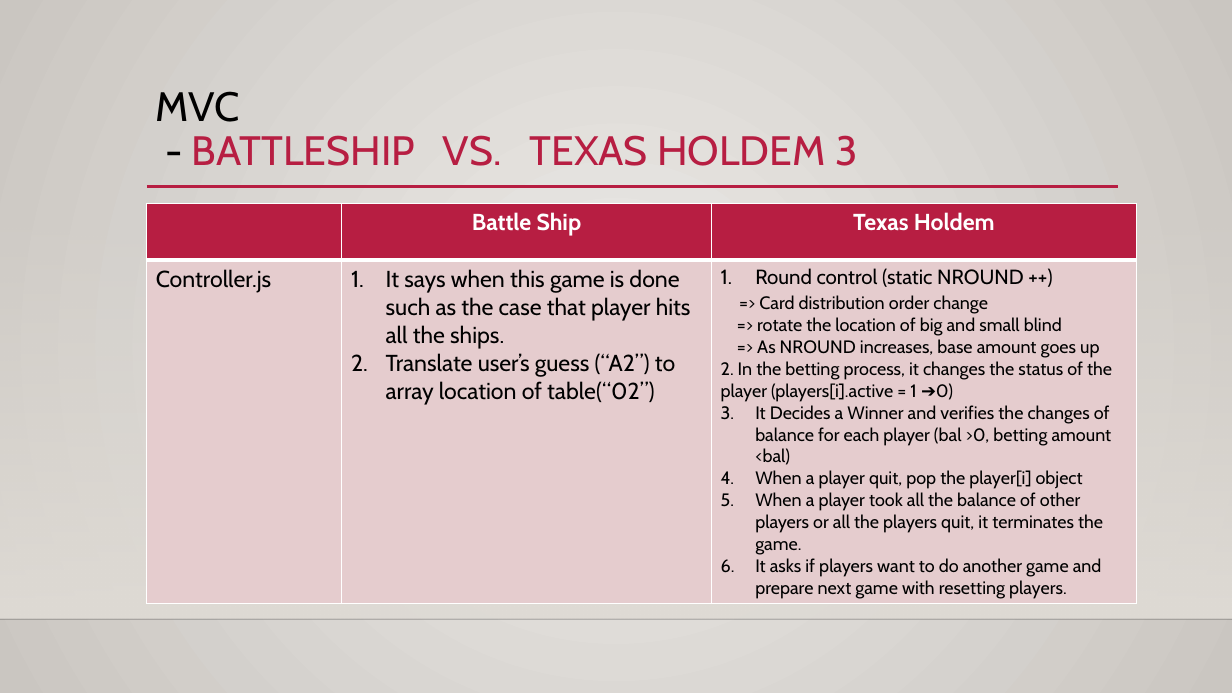
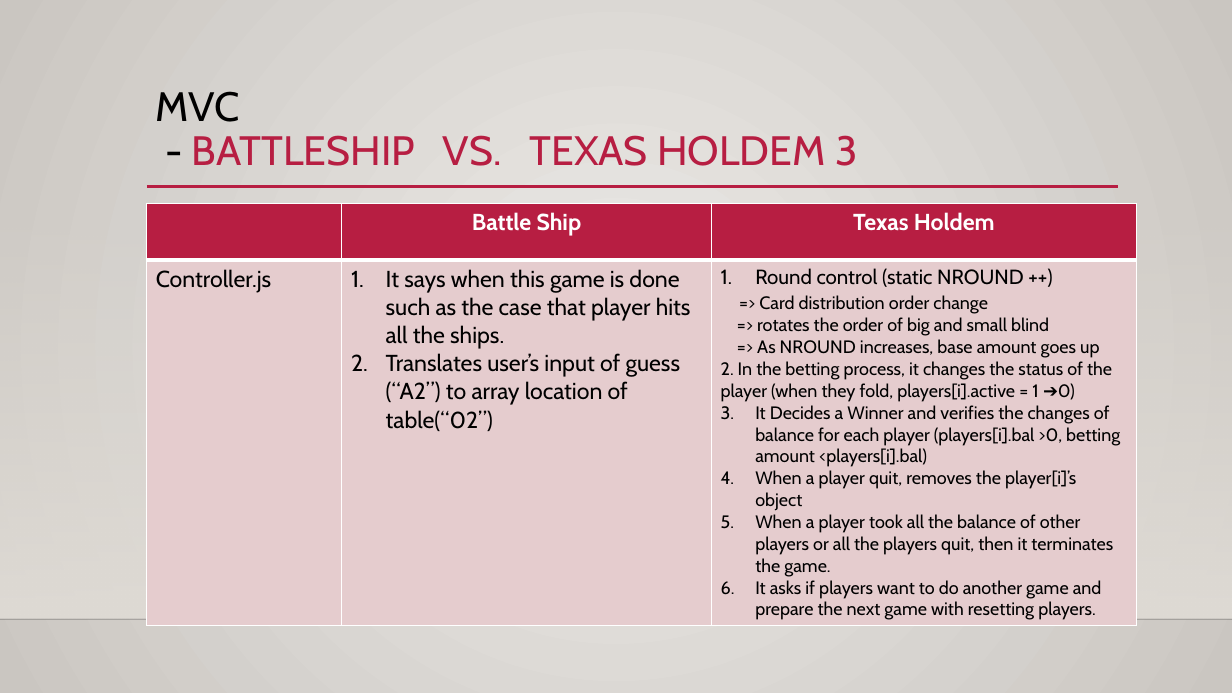
Before and after one commit to bl2746750/LeeByoungmo_CIS_17b_47697, a slide deck: slide 14 of Proj/Texas holdem.pptx. Drawn at 1232x693 pixels with LibreOffice and Linux fonts; fonts in the diff are those of the drawing; background and template pictures are left out. Boxes give left, top, right and bottom in pixels: in the first picture for what was removed or moved away, otherwise in the second. Text is boxed around its words. In the diff, an @@ line names an element or a change of style, - is before the commit and + after.

```diff
--- a/Proj/Texas holdem.pptx
+++ b/Proj/Texas holdem.pptx
@@ table at bbox=[147, 203, 1137, 624] @@
-row 2, column 2: It says when this game is done such as the case that player hits all the ships. / Translate user’s guess (“A2”) to array location of table(“02”)
+row 2, column 2: It says when this game is done such as the case that player hits all the ships. / Translates user’s input of guess (“A2”) to array location of table(“02”)
-row 2, column 3: Round control (static NROUND ++) / => Card distribution order change / => rotate the location of big and small blind / => As NROUND increases, base amount goes up / 2. In the betting process, it changes the status of the player (players[i].active = 1 ➔0) / It Decides a Winner and verifies the changes of balance for each player (bal >0, betting amount <bal) / When a player quit, pop the player[i] object / When a player took all the balance of other players or all the players quit, it terminates the game. / It asks if players want to do another game and prepare next game with resetting players.
+row 2, column 3: Round control (static NROUND ++) / => Card distribution order change / => rotates the order of big and small blind / => As NROUND increases, base amount goes up / 2. In the betting process, it changes the status of the player (when they fold, players[i].active = 1 ➔0) / It Decides a Winner and verifies the changes of balance for each player (players[i].bal >0, betting amount <players[i].bal) / When a player quit, removes the player[i]’s object / When a player took all the balance of other players or all the players quit, then it terminates the game. / It asks if players want to do another game and prepare the next game with resetting players.
```
Also in this commit, not shown: 7 other slides changed, 3 other files.
